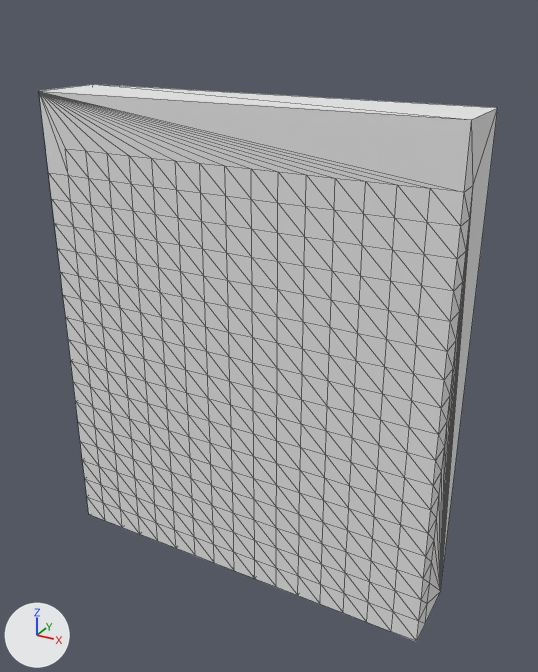
One commit to the OBJ model src/Assets/models/the_assassins/wall.obj: the scene before it, then after it.
Camera for both pictures: a camera (50 mm lens) standing at (0.13, -4.12, 2.18) and looking at (-1.13, -1.82, 1.03). The lights are fixed; the arrows at lower left show +X, +Y and +Z. Mesh edges are drawn as thin lines. Where no turn or scale is listed for an object, it has been applied to the vertices. Vertices at the same position are counted once.

In view in the first picture: 'Untitled'.
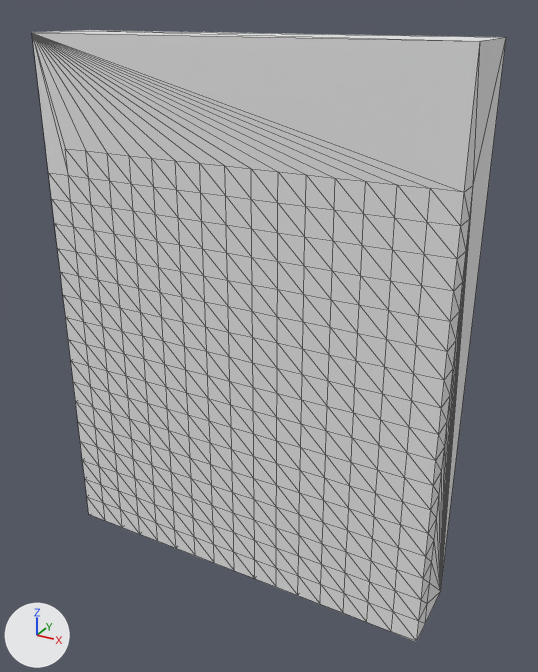
The edits, one by one:
me_untitled has 360 vertices, 716 faces and spans x -2.0..-0.4, y -2.0..-1.7, z 0.0..1.9.
me_untitled is used by ob_untitled; location (0.0, 0.0, 0.0).
Before the commit, vertices of me_untitled: 34 (-2.0, -2.0, 1.9) at pixel (38, 91), 35 (-2.0, -1.7, 1.9) at pixel (93, 84), 73 (-0.4, -2.0, 1.9) at pixel (471, 119), 74 (-0.4, -1.7, 1.9) at pixel (497, 107).
Part 1, on me_untitled:
Vertices 34, 35, 73, 74 of me_untitled move by (0.0, 0.0, 0.2).

Pixel boxes [x1, y1, x2, y2] of what changed, in the pictures (538 x 672 px; the box of a moved part takes in the faces that stretch with it):
'Untitled', reshaped (10% taller): before [39, 84, 498, 642]; after [32, 30, 506, 642]
part 1 of me_untitled, moved or reshaped: before [39, 84, 498, 583]; after [32, 30, 506, 583]
